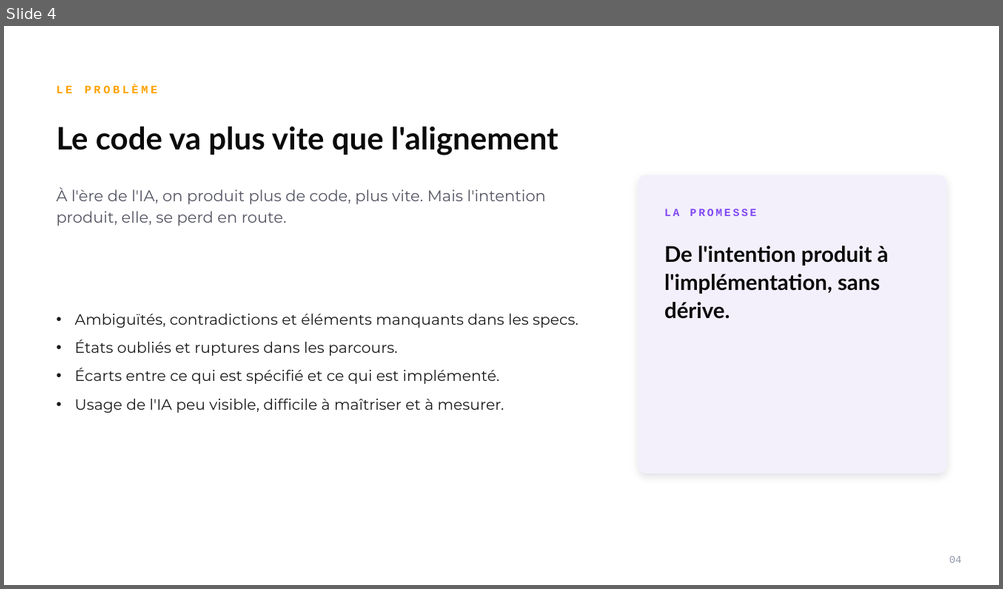
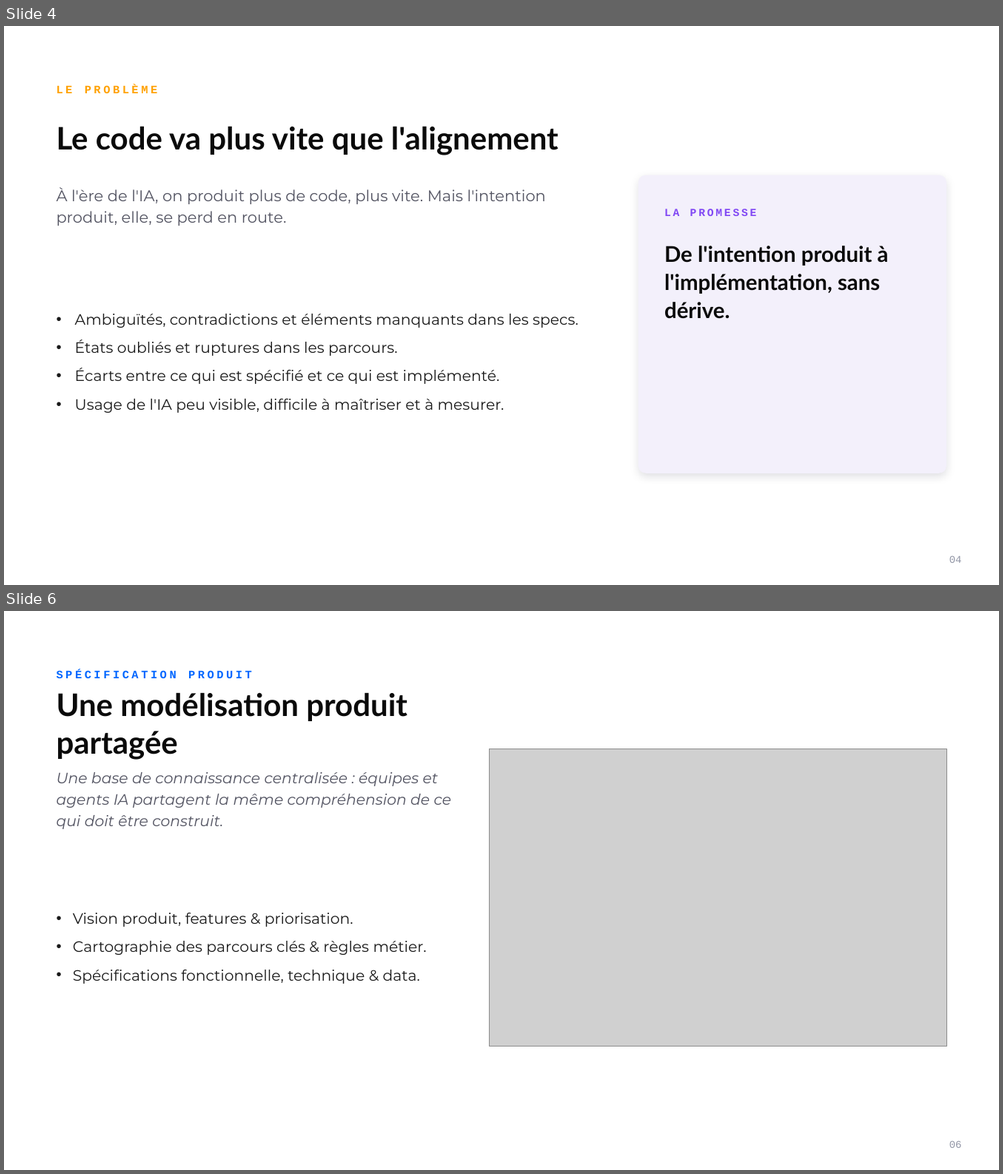
Before and after one commit to davidmabboux-jpg/lyriks-brand-hub, a slide deck: public/reference/lyriks-template.pptx. Shown one above the other, each under a label of ours: slide 4 before the commit, slides 4 and 6 after it; the slides between them are not shown. The pictures are 1003x589 and 1003x1174 pixels, drawn with LibreOffice and Linux fonts; fonts in the diff are those of the drawing; grey boxes stand for pictures. Boxes give left, top, right and bottom in pixels: in the first picture for what was removed or moved away, otherwise in the second. Text is boxed around its words. In the diff, an @@ line names an element or a change of style, - is before the commit and + after.

```diff
--- a/public/reference/lyriks-template.pptx
+++ b/public/reference/lyriks-template.pptx
@@ slide 6 added at box(4, 611, 999, 1170), background #FFFFFF @@
@@ text added at box(57, 670, 252, 678), 11 pt, text #0066FF, bold @@
+SPÉCIFICATION PRODUIT
@@ text added at box(57, 692, 407, 760), 30 pt, text #0A0A0A, bold @@
+Une modélisation produit partagée
@@ picture added at box(489, 749, 946, 1047) @@
@@ text added at box(57, 772, 452, 829), 14.5 pt, text #535462, italic @@
+Une base de connaissance centralisée : équipes et agents IA partagent la même compréhension de ce qui doit être construit.
@@ text added at box(73, 913, 427, 984), 14.5 pt, text #1A1A1A @@
+• Vision produit, features & priorisation.
+• Cartographie des parcours clés & règles métier.
+• Spécifications fonctionnelle, technique & data.
@@ text added at box(949, 1142, 962, 1148), 10 pt, text #9296A6 @@
+06
```
Also in this commit, not shown: 6 slides changed, 2 other slides added, 2 slides removed, 1 other file.
